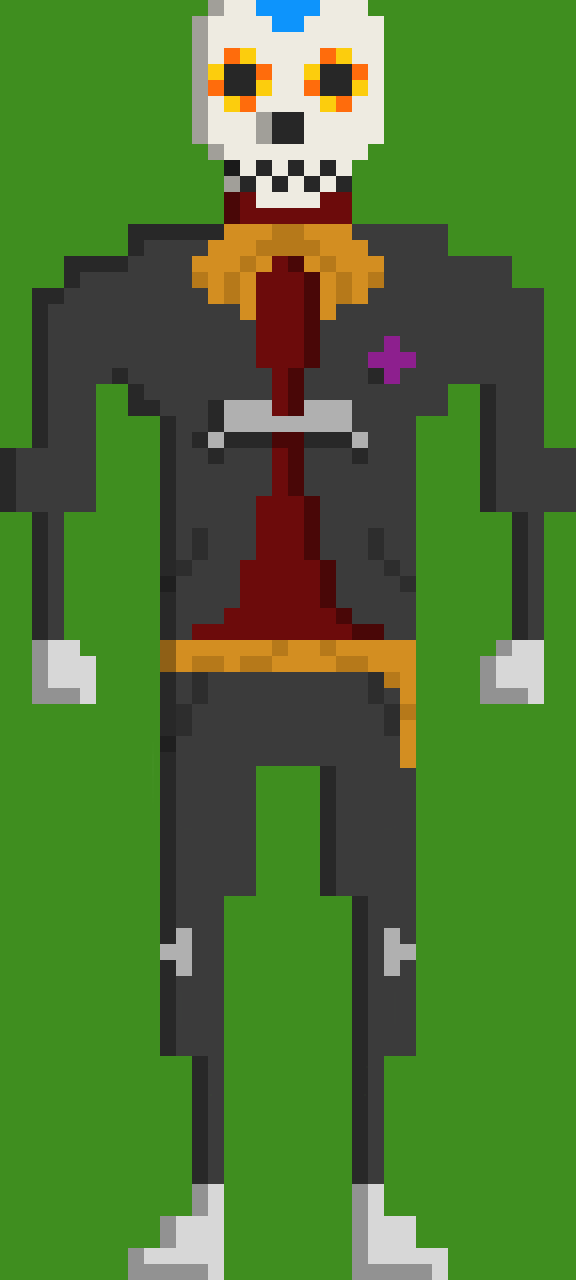
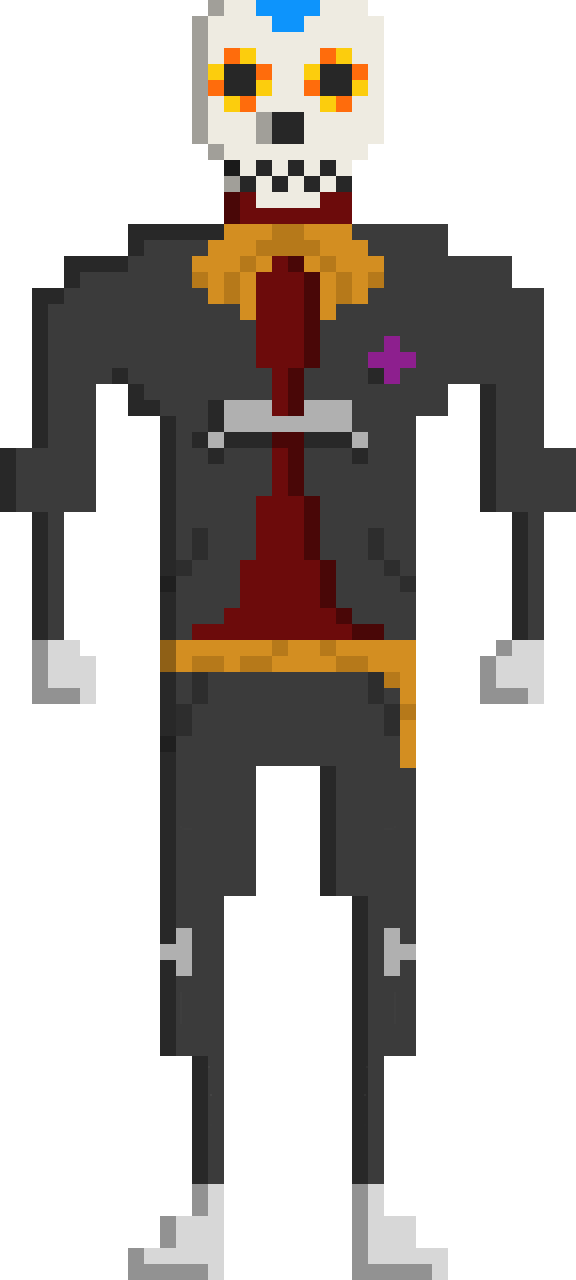
Two versions of the same layered image (w=576, h=1280). Layer-by-layer changes:
hid "Background" over left=0, top=0, right=576, bottom=1280
